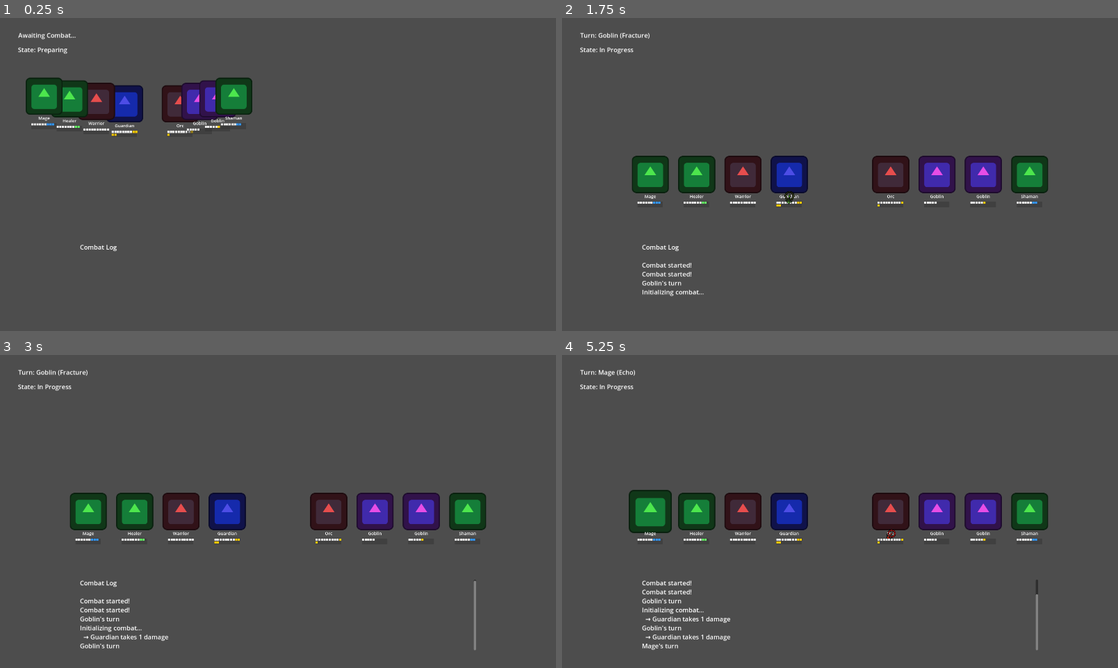
Above: before the commit, frames 1-4 (two rows, left to right).
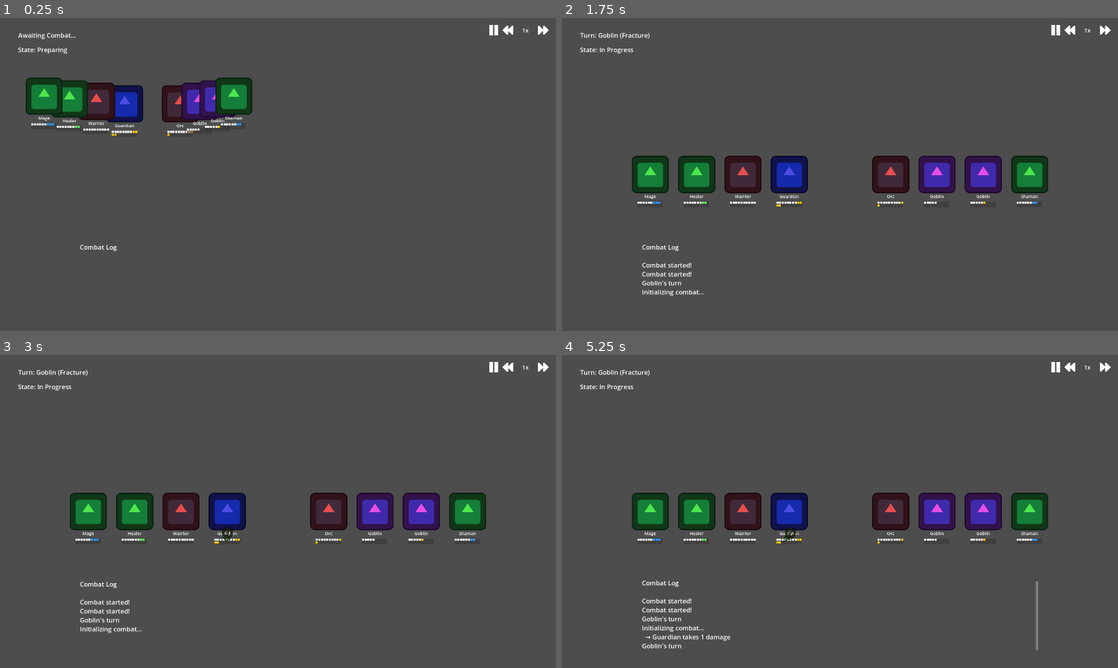
Above: after the commit, the same moments.

Repository: sadripa/autobattle-project
Game: Godot game, scene res://scenes/main.tscn
The game is run twice, just before and just after one commit, with the same random seed, the same clock (stepped at 60 frames per second) and the same inputs. The engine's default icon, where the game draws it, is replaced by a stand-in: a white triangle on a blue panel in a dark square.
Inputs (mouse positions are in pixels of both pictures, inside the frame that each line leads up to):
- Up to frame 1 (0.25 s): no input
- Up to frame 2 (1.75 s): click (1067, 30) at 0.52 s; click (1106, 30) at 1.27 s
- Up to frame 3 (3 s): click (494, 367) at 2.02 s; click (489, 367) at 2.77 s
- Up to frame 4 (5.25 s): tap Enter at 3.5 s; move the mouse to (962, 495) at 3.52 s; hold D 3.53-4.25 s; hold Shift 3.53-4.25 s; click (962, 495) at 3.67 s; tap Space at 3.77 s; drag from (728, 527) to (812, 574) at 4.27 s; move the mouse to (895, 442) at 5.02 s; hold D from 5.03 s (still down); tap Z at 5.1 s

The runs differ from the first frame. In frame 1, 0.1% of the frame differs, in the area x 88-99%, y 2-6%; in frame 2, 0.2%; in frame 3, 0.9%; in frame 4, 1.4%, in the area x 6-99%, y 2-95%.
Error in both runs: Invalid access to property or key 'current_state' on a base object of type 'null instance'. (res://scripts/main.gd:23)

Commit message:
Combat Speed Controller

Diff:
--- a/resources/abilities/smash.tres
+++ b/resources/abilities/smash.tres
@@ -9,8 +9,15 @@
 description = "A powerful attack that deals damage."
 ability_type = 0
 action_type = 0
-target_type = 0
 effect_type = 0
+target_side = 2
+target_range = 2
+target_section = 0
+target_size = 4
+target_filter = 0
+target_priority = 0
+fallback = 0
+penetration = 0
 power = 1.3
 cooldown = 0
 icon_path = ""
--- a/resources/abilities/stab.tres
+++ b/resources/abilities/stab.tres
@@ -9,8 +9,15 @@
 description = "A quick attack that deals damage."
 ability_type = 0
 action_type = 0
-target_type = 0
 effect_type = 0
+target_side = 2
+target_range = 2
+target_section = 0
+target_size = 0
+target_filter = 0
+target_priority = 0
+fallback = 0
+penetration = 0
 power = 0.9
 cooldown = 0
 icon_path = ""
--- a/scenes/combat.tscn
+++ b/scenes/combat.tscn
@@ -1,8 +1,9 @@
-[gd_scene load_steps=4 format=3 uid="uid://csdp5b74pj7vq"]
+[gd_scene load_steps=5 format=3 uid="uid://csdp5b74pj7vq"]
 
 [ext_resource type="Script" uid="uid://cj6sy82101nne" path="res://scripts/combat_system.gd" id="1_qajva"]
 [ext_resource type="Script" uid="uid://rfqeflqs4xkl" path="res://scripts/party.gd" id="2_aic3r"]
 [ext_resource type="Script" uid="uid://b1nmvyy2j7sw5" path="res://scripts/ui/combat_ui.gd" id="3_aic3r"]
+[ext_resource type="PackedScene" uid="uid://bagvgnpr0cscj" path="res://scenes/ui/combat_speed_controller.tscn" id="4_4l26h"]
 
 [node name="Combat" type="Node2D"]
 script = ExtResource("1_qajva")
@@ -53,3 +54,10 @@
 offset_bottom = 125.0
 theme_override_font_sizes/font_size = 22
 text = "State: Preparing"
+
+[node name="CombatSpeedController" parent="UI" instance=ExtResource("4_4l26h")]
+offset_left = -325.0
+offset_top = 12.0
+offset_right = -25.0
+offset_bottom = 72.0
+grow_horizontal = 0
--- /dev/null
+++ b/scenes/ui/combat_speed_controller.tscn
@@ -0,0 +1,57 @@
+[gd_scene load_steps=6 format=3 uid="uid://bagvgnpr0cscj"]
+
+[ext_resource type="Script" uid="uid://617kghylyp46" path="res://scripts/ui/combat_speed_controller.gd" id="1_speed"]
+[ext_resource type="Texture2D" uid="uid://bv0wjnqyni7x8" path="res://assets/visual/ui/combat speed controller/ui_icon_play.png" id="2_eggk6"]
+[ext_resource type="Texture2D" uid="uid://f8htb5w7ix51" path="res://assets/visual/ui/combat speed controller/ui_icon_stop.png" id="3_tqqe1"]
+[ext_resource type="Texture2D" uid="uid://1tc7fhwpimkg" path="res://assets/visual/ui/combat speed controller/ui_icon_slower.png" id="4_h6wc5"]
+[ext_resource type="Texture2D" uid="uid://b7rcokfq58le1" path="res://assets/visual/ui/combat speed controller/ui_icon_faster.png" id="5_hlpx5"]
+
+[node name="CombatSpeedController" type="Control"]
+layout_mode = 3
+anchors_preset = 1
+anchor_left = 1.0
+anchor_right = 1.0
+offset_left = -300.0
+offset_bottom = 60.0
+script = ExtResource("1_speed")
+play_icon = ExtResource("2_eggk6")
+stop_icon = ExtResource("3_tqqe1")
+slower_icon = ExtResource("4_h6wc5")
+faster_icon = ExtResource("5_hlpx5")
+
+[node name="HBoxContainer" type="HBoxContainer" parent="."]
+layout_mode = 1
+anchors_preset = 1
+anchor_left = 1.0
+anchor_right = 1.0
+offset_left = -300.0
+offset_bottom = 60.0
+grow_horizontal = 0
+theme_override_constants/separation = 10
+alignment = 2
+
+[node name="PlayStopButton" type="TextureButton" parent="HBoxContainer"]
+custom_minimum_size = Vector2(40, 40)
+layout_mode = 2
+ignore_texture_size = true
+stretch_mode = 5
+
+[node name="SlowerButton" type="TextureButton" parent="HBoxContainer"]
+custom_minimum_size = Vector2(40, 40)
+layout_mode = 2
+ignore_texture_size = true
+stretch_mode = 5
+
+[node name="SpeedLabel" type="Label" parent="HBoxContainer"]
+custom_minimum_size = Vector2(60, 40)
+layout_mode = 2
+theme_override_font_sizes/font_size = 20
+text = "1x"
+horizontal_alignment = 1
+vertical_alignment = 1
+
+[node name="FasterButton" type="TextureButton" parent="HBoxContainer"]
+custom_minimum_size = Vector2(40, 40)
+layout_mode = 2
+ignore_texture_size = true
+stretch_mode = 5
--- /dev/null
+++ b/scripts/ui/combat_speed_controller.gd
@@ -0,0 +1,197 @@
+class_name CombatSpeedController
+extends Control
+
+# Speed settings
+enum SpeedMode {
+	QUARTER = 0,
+	THIRD = 1,
+	HALF = 2,
+	NORMAL = 3,
+	DOUBLE = 4,
+	QUAD = 5,
+	OCTUPLE = 6
+}
+
+# Speed values and labels
+const SPEED_VALUES = {
+	SpeedMode.QUARTER: 0.25,
+	SpeedMode.THIRD: 0.33,
+	SpeedMode.HALF: 0.5,
+	SpeedMode.NORMAL: 1.0,
+	SpeedMode.DOUBLE: 2.0,
+	SpeedMode.QUAD: 4.0,
+	SpeedMode.OCTUPLE: 8.0
+}
+
+const SPEED_LABELS = {
+	SpeedMode.QUARTER: "1/4x",
+	SpeedMode.THIRD: "1/3x",
+	SpeedMode.HALF: "1/2x",
+	SpeedMode.NORMAL: "1x",
+	SpeedMode.DOUBLE: "2x",
+	SpeedMode.QUAD: "4x",
+	SpeedMode.OCTUPLE: "8x"
+}
+
+# Current state
+var current_speed_mode: SpeedMode = SpeedMode.NORMAL
+var is_playing: bool = true
+var is_combat_finished: bool = false
+
+# UI References
+@onready var play_stop_button: TextureButton = $HBoxContainer/PlayStopButton
+@onready var slower_button: TextureButton = $HBoxContainer/SlowerButton
+@onready var speed_label: Label = $HBoxContainer/SpeedLabel
+@onready var faster_button: TextureButton = $HBoxContainer/FasterButton
+
+# Icons (to be set in inspector)
+@export var play_icon: Texture2D
+@export var stop_icon: Texture2D
+@export var slower_icon: Texture2D
+@export var faster_icon: Texture2D
+
+# Combat system reference
+var combat_system: CombatSystem
+
+func _ready():
+	# Connect button signals
+	play_stop_button.pressed.connect(_on_play_stop_pressed)
+	slower_button.pressed.connect(_on_slower_pressed)
+	faster_button.pressed.connect(_on_faster_pressed)
+
+	# Set button icons
+	if slower_icon:
+		slower_button.texture_normal = slower_icon
+	if faster_icon:
+		faster_button.texture_normal = faster_icon
+	if play_icon:
+		play_stop_button.texture_normal = play_icon
+
+	# Set initial UI state
+	_update_ui()
+
+	# Get combat system reference
+	var parent = get_parent()
+	while parent and not parent is CombatSystem:
+		parent = parent.get_parent()
+
+	if parent:
+		combat_system = parent
+		# Connect to combat state changes
+		combat_system.combat_state_changed.connect(_on_combat_state_changed)
+
+func _on_play_stop_pressed():
+	if is_combat_finished:
+		return
+
+	is_playing = !is_playing
+	_apply_speed_change()
+	_update_ui()
+	_animate_button(play_stop_button)
+
+func _on_slower_pressed():
+	if is_combat_finished or current_speed_mode <= SpeedMode.QUARTER:
+		return
+
+	# Move to slower speed
+	current_speed_mode = current_speed_mode - 1
+
+	# If we were stopped, start playing
+	if not is_playing:
+		is_playing = true
+
+	_apply_speed_change()
+	_update_ui()
+	_animate_button(slower_button)
+
+func _on_faster_pressed():
+	if is_combat_finished or current_speed_mode >= SpeedMode.OCTUPLE:
+		return
+
+	# Move to faster speed
+	current_speed_mode = current_speed_mode + 1
+
+	# If we were stopped, start playing
+	if not is_playing:
+		is_playing = true
+
+	_apply_speed_change()
+	_update_ui()
+	_animate_button(faster_button)
+
+func _apply_speed_change():
+	var speed_multiplier = SPEED_VALUES[current_speed_mode] if is_playing else 0.0
+
+	# Apply to engine time scale
+	Engine.time_scale = speed_multiplier
+
+	# If stopped, pause the combat system
+	if combat_system:
+		combat_system.set_process(speed_multiplier > 0)
+		combat_system.set_physics_process(speed_multiplier > 0)
+
+		# Also update turn duration for smoother speed changes
+		if speed_multiplier > 0:
+			combat_system.turn_duration = 0.8 / SPEED_VALUES[current_speed_mode]
+
+func _update_ui():
+	# Update play/stop button icon
+	if is_playing:
+		play_stop_button.texture_normal = stop_icon
+	else:
+		play_stop_button.texture_normal = play_icon
+
+	# Update speed label - show stop status with current speed
+	if is_playing:
+		speed_label.text = SPEED_LABELS[current_speed_mode]
+	else:
+		speed_label.text = "Stop (" + SPEED_LABELS[current_speed_mode] + ")"
+
+	# Update button states
+	_update_button_states()
+
+func _update_button_states():
+	# Disable/enable buttons based on state
+	var can_go_slower = current_speed_mode > SpeedMode.QUARTER and not is_combat_finished
+	var can_go_faster = current_speed_mode < SpeedMode.OCTUPLE and not is_combat_finished
+
+	slower_button.disabled = not can_go_slower
+	faster_button.disabled = not can_go_faster
+	play_stop_button.disabled = is_combat_finished
+
+	# Update visual appearance
+	slower_button.modulate.a = 1.0 if can_go_slower else 0.5
+	faster_button.modulate.a = 1.0 if can_go_faster else 0.5
+	play_stop_button.modulate.a = 1.0 if not is_combat_finished else 0.5
+
+func _animate_button(button: TextureButton):
+	# Small scale animation for feedback
+	var tween = create_tween()
+	tween.set_trans(Tween.TRANS_CUBIC)
+	tween.set_ease(Tween.EASE_OUT)
+
+	var original_scale = button.scale
+	tween.tween_property(button, "scale", original_scale * 1.15, 0.05)
+	tween.tween_property(button, "scale", original_scale, 0.1)
+
+func _on_combat_state_changed(new_state):
+	# Check if combat is finished
+	if new_state in [CombatSystem.CombatState.VICTORY, CombatSystem.CombatState.DEFEAT]:
+		is_combat_finished = true
+
+		# Reset time scale to normal when combat ends
+		Engine.time_scale = 1.0
+
+		# Update UI to reflect disabled state
+		_update_button_states()
+
+		# Optionally update the label to show combat is over
+		speed_label.text = "Finished"
+
+func reset():
+	"""Reset the controller to default state"""
+	current_speed_mode = SpeedMode.NORMAL
+	is_playing = true
+	is_combat_finished = false
+	Engine.time_scale = 1.0
+	_update_ui()
--- a/scripts/ui/combat_ui.gd
+++ b/scripts/ui/combat_ui.gd
@@ -4,6 +4,7 @@
 @onready var turn_indicator = $TurnIndicator
 @onready var state_label = $StateLabel
 @onready var combat_log = $CombatLog
+@onready var speed_controller = $CombatSpeedController
 
 func _ready():
 	# Get reference to combat system
@@ -13,6 +14,10 @@
 	combat_system.connect("combat_state_changed", Callable(self, "_on_combat_state_changed"))
 	combat_system.connect("turn_started", Callable(self, "_on_turn_started"))
 	combat_system.connect("combat_log_message", Callable(self, "_on_combat_log_message"))
+
+	# Pass combat system reference to speed controller
+	if speed_controller:
+		speed_controller.combat_system = combat_system
 
 func _on_combat_state_changed(new_state):
 	# Update state label
Binary file added: assets/visual/ui/combat speed controller/ui_icon_faster.png
Not shown, added: assets/visual/ui/combat speed controller/ui_icon_faster.png.import
Binary file added: assets/visual/ui/combat speed controller/ui_icon_play.png
Not shown, added: assets/visual/ui/combat speed controller/ui_icon_play.png.import
Binary file added: assets/visual/ui/combat speed controller/ui_icon_slower.png
Not shown, added: assets/visual/ui/combat speed controller/ui_icon_slower.png.import
Binary file added: assets/visual/ui/combat speed controller/ui_icon_stop.png
Not shown, added: assets/visual/ui/combat speed controller/ui_icon_stop.png.import
Not shown, added: scripts/ui/combat_speed_controller.gd.uid
